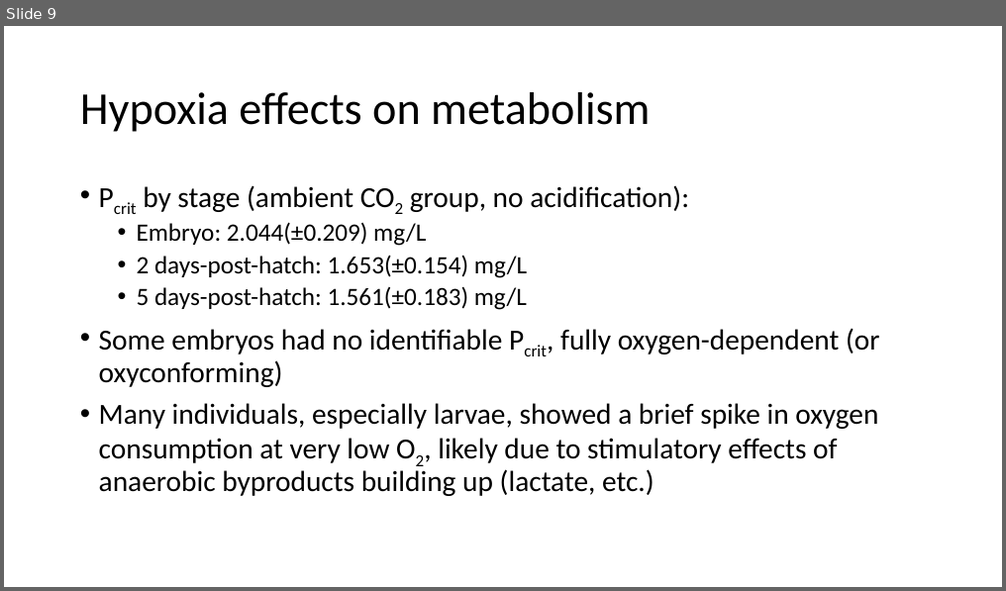
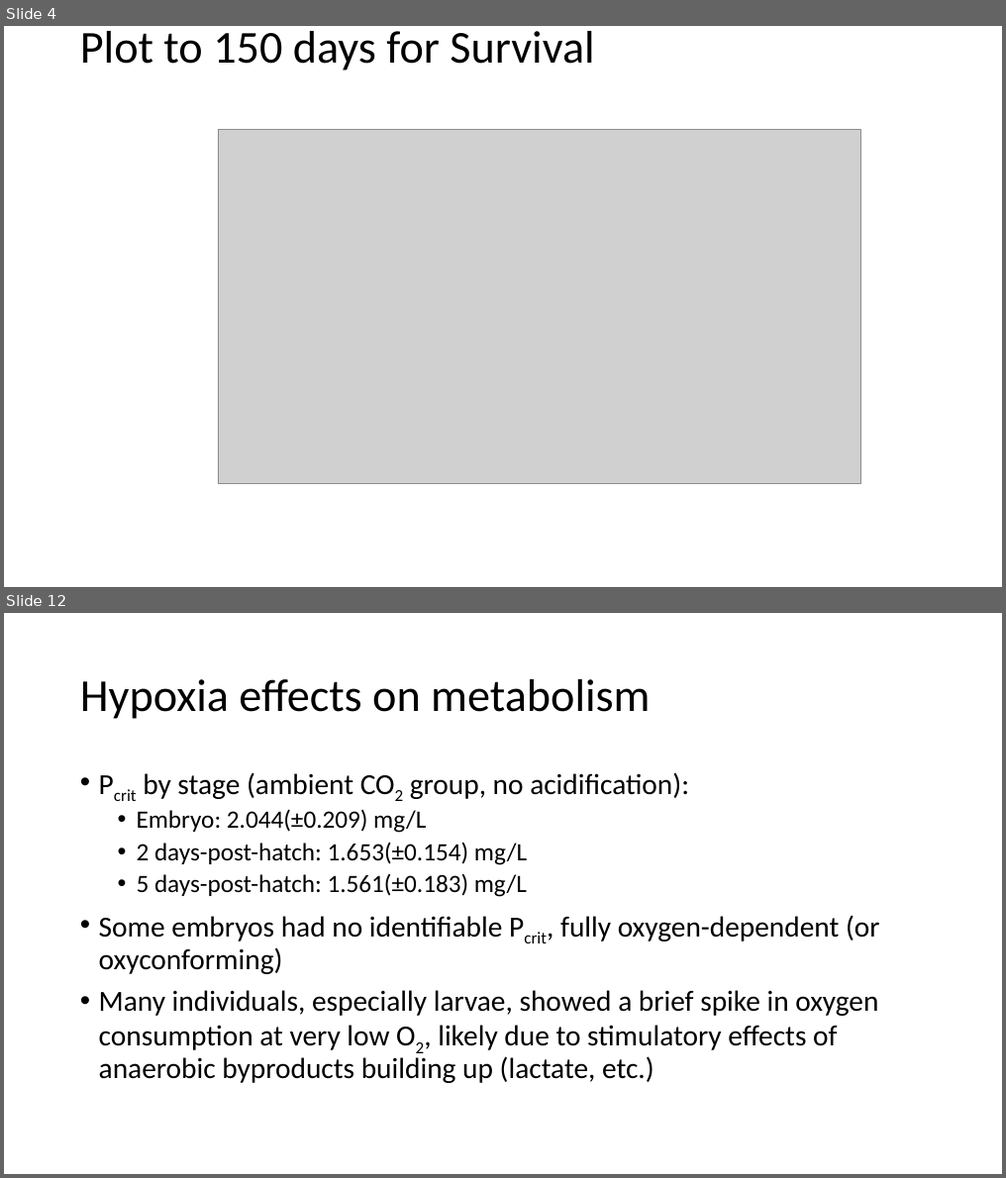
Before and after one commit to tschwemmer/MenidiaOA, a slide deck: DEBkiss results/Current version and updates.pptx. Shown one above the other, each under a label of ours: slide 9 before the commit, slides 4 and 12 after it; the slides between them are not shown. The pictures are 1006x591 and 1006x1178 pixels, drawn with LibreOffice and Linux fonts; fonts in the diff are those of the drawing; grey boxes stand for pictures. Boxes give left, top, right and bottom in pixels: in the first picture for what was removed or moved away, otherwise in the second. Text is boxed around its words. In the diff, an @@ line names an element or a change of style, - is before the commit and + after.

```diff
--- a/DEBkiss results/Current version and updates.pptx
+++ b/DEBkiss results/Current version and updates.pptx
@@ slide 4 added at (x1=4, y1=26, x2=1002, y2=587), background #FFFFFF @@
@@ title added at (x1=80, y1=31, x2=594, y2=71), 44 pt, text #000000 @@
+Plot to 150 days for Survival
@@ picture added at (x1=218, y1=129, x2=861, y2=485) @@
@@ what was slide 9 is now slide 12 @@
```
Also in this commit, not shown: 7 slides changed, 3 other slides added, 2 slides removed, 1 other file.
